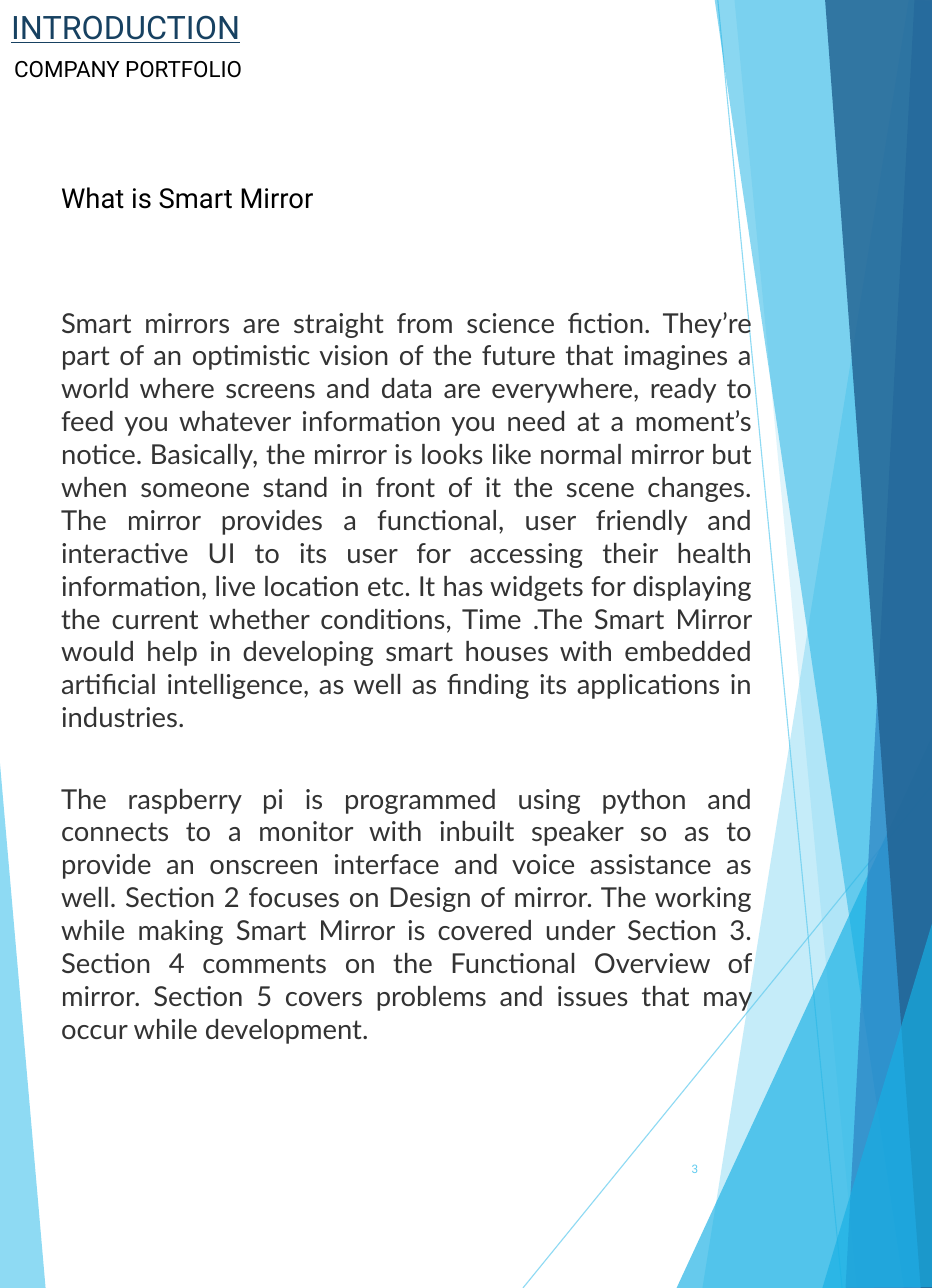
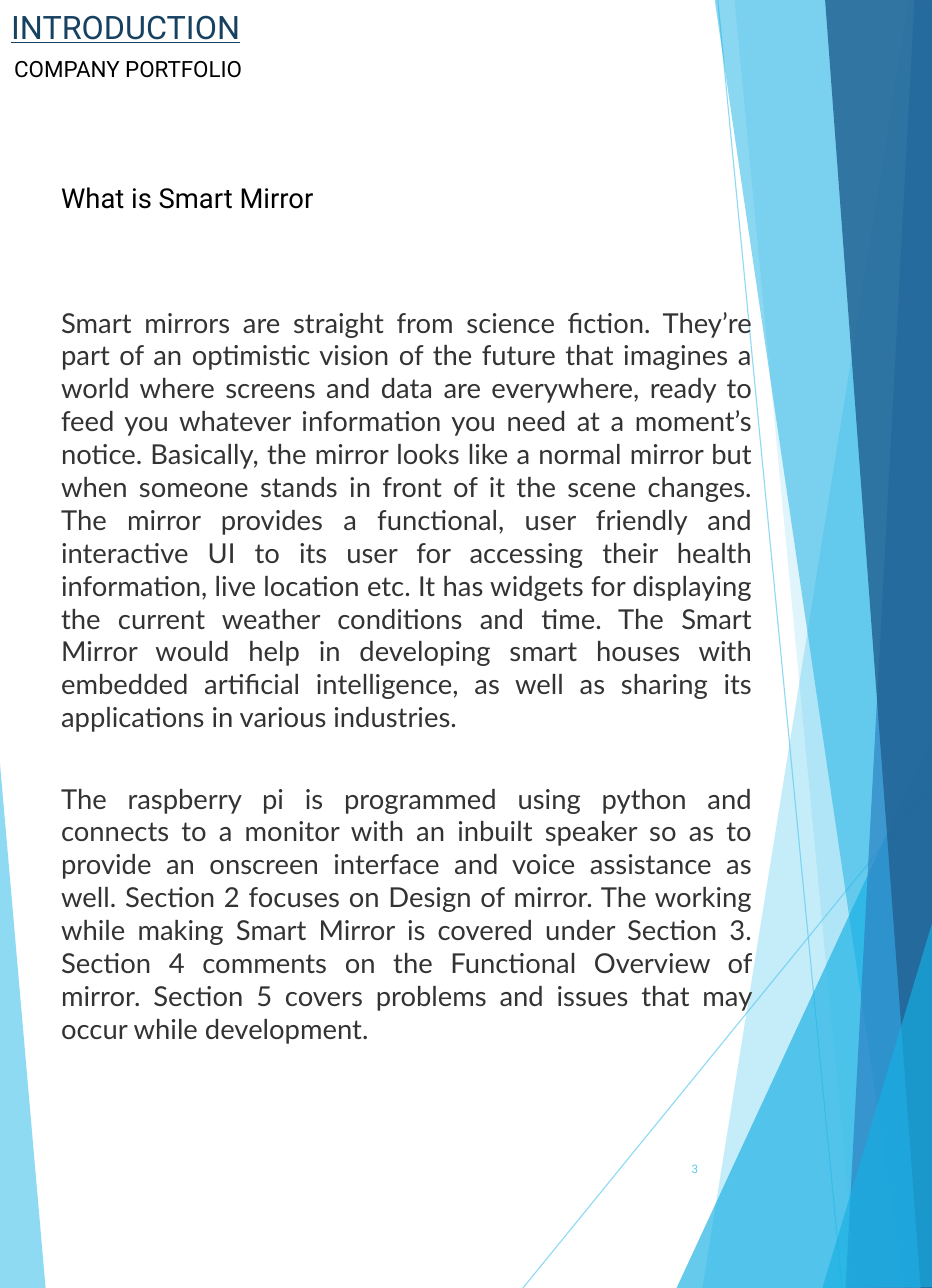
Before and after one commit to itsharsh/SmartMirror-RaspberryPi, a slide deck: slide 8 of Smart Mirror Manual.pptx (slide 3 before the commit). Drawn at 932x1288 pixels with LibreOffice and Linux fonts; fonts in the diff are those of the drawing. Boxes give left, top, right and bottom in pixels: in the first picture for what was removed or moved away, otherwise in the second. Text is boxed around its words. In the diff, an @@ line names an element or a change of style, - is before the commit and + after.

```diff
--- a/Smart Mirror Manual.pptx
+++ b/Smart Mirror Manual.pptx
@@ text at (61,309,752,732): text changed @@
-Smart mirrors are straight from science fiction. They’re part of an optimistic vision of the future that imagines a world where screens and data are everywhere, ready to feed you whatever information you need at a moment’s notice. Basically, the mirror is looks like normal mirror but when someone stand in front of it the scene changes. The mirror provides a functional, user friendly and interactive UI to its user for accessing their health information, live location etc. It has widgets for displaying the current whether conditions, Time .The Smart Mirror would help in developing smart houses with embedded artificial intelligence, as well as finding its applications in industries.
+Smart mirrors are straight from science fiction. They’re part of an optimistic vision of the future that imagines a world where screens and data are everywhere, ready to feed you whatever information you need at a moment’s notice. Basically, the mirror looks like a normal mirror but when someone stands in front of it the scene changes. The mirror provides a functional, user friendly and interactive UI to its user for accessing their health information, live location etc. It has widgets for displaying the current weather conditions and time. The Smart Mirror would help in developing smart houses with embedded artificial intelligence, as well as sharing its applications in various industries.
@@ text at (61,789,753,1044): text changed @@
-The raspberry pi is programmed using python and connects to a monitor with inbuilt speaker so as to provide an onscreen interface and voice assistance as well. Section 2 focuses on Design of mirror. The working while making Smart Mirror is covered under Section 3. Section 4 comments on the Functional Overview of mirror. Section 5 covers problems and issues that may occur while development.
+The raspberry pi is programmed using python and connects to a monitor with an inbuilt speaker so as to provide an onscreen interface and voice assistance as well. Section 2 focuses on Design of mirror. The working while making Smart Mirror is covered under Section 3. Section 4 comments on the Functional Overview of mirror. Section 5 covers problems and issues that may occur while development.
```
Also in this commit, not shown: 7 other slides changed, 8 slides added, 2 slides removed.
